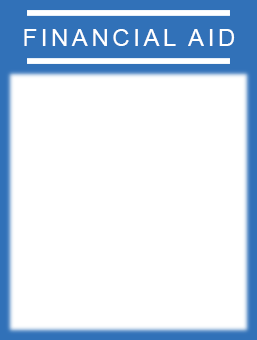
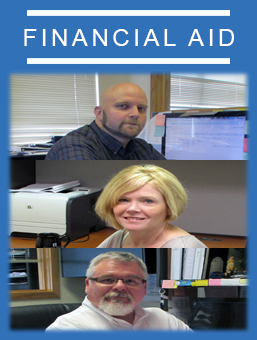
Comparing the layer stacks of the two 257×340 images. Changes:
added layer "Ritzman_Andy-IMG_2123" in group "Mask" over [6, 71, 251, 160]
added layer "Falk_Anne-IMG_2131" in group "Mask" over [6, 157, 251, 248]
added layer "Spicer_LeRoy-IMG_2108" in group "Mask" over [6, 244, 251, 334]
